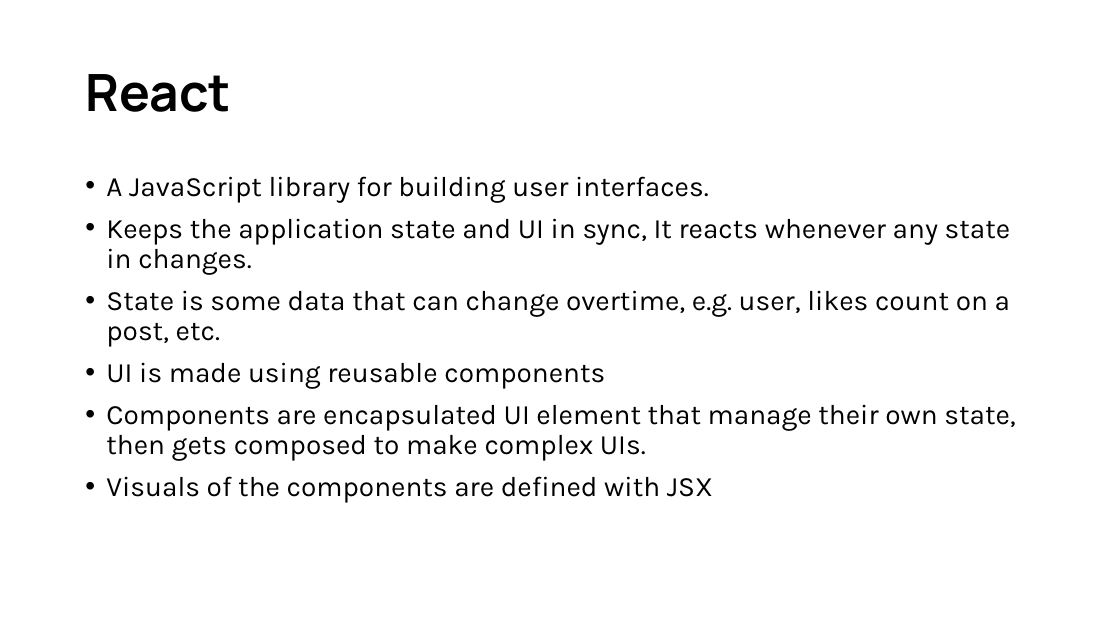
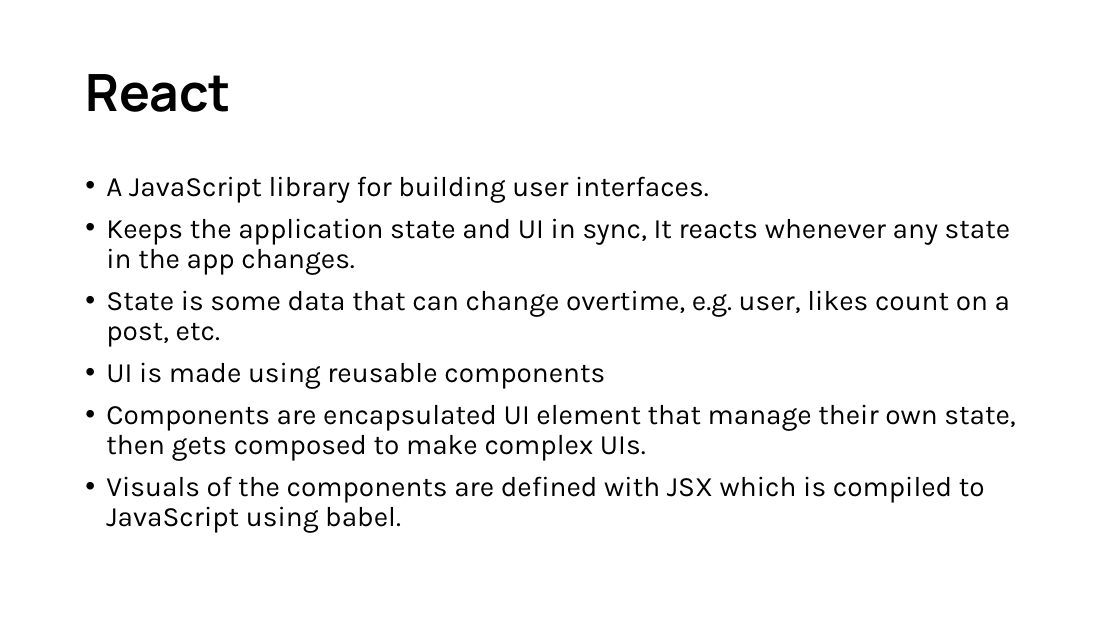
Before and after one commit to d33kshant/webdev-workshop, a slide deck: slide 26 of resources/workshop-presentation.pptx. Drawn at 1120x630 pixels with LibreOffice and Linux fonts; fonts in the diff are those of the drawing. Boxes give left, top, right and bottom in pixels: in the first picture for what was removed or moved away, otherwise in the second. Text is boxed around its words. In the diff, an @@ line names an element or a change of style, - is before the commit and + after.

```diff
--- a/resources/workshop-presentation.pptx
+++ b/resources/workshop-presentation.pptx
@@ text at bbox=[106, 218, 1011, 274]: text changed @@
-• Keeps the application state and UI in sync, It reacts whenever any state in changes.
+• Keeps the application state and UI in sync, It reacts whenever any state in the app changes.
@@ text at bbox=[106, 476, 985, 533]: text changed @@
-• Visuals of the components are defined with JSX
+• Visuals of the components are defined with JSX which is compiled to JavaScript using babel.
```
Also in this commit, not shown: 4 other slides changed, 5 slides added, 2 slides removed.
